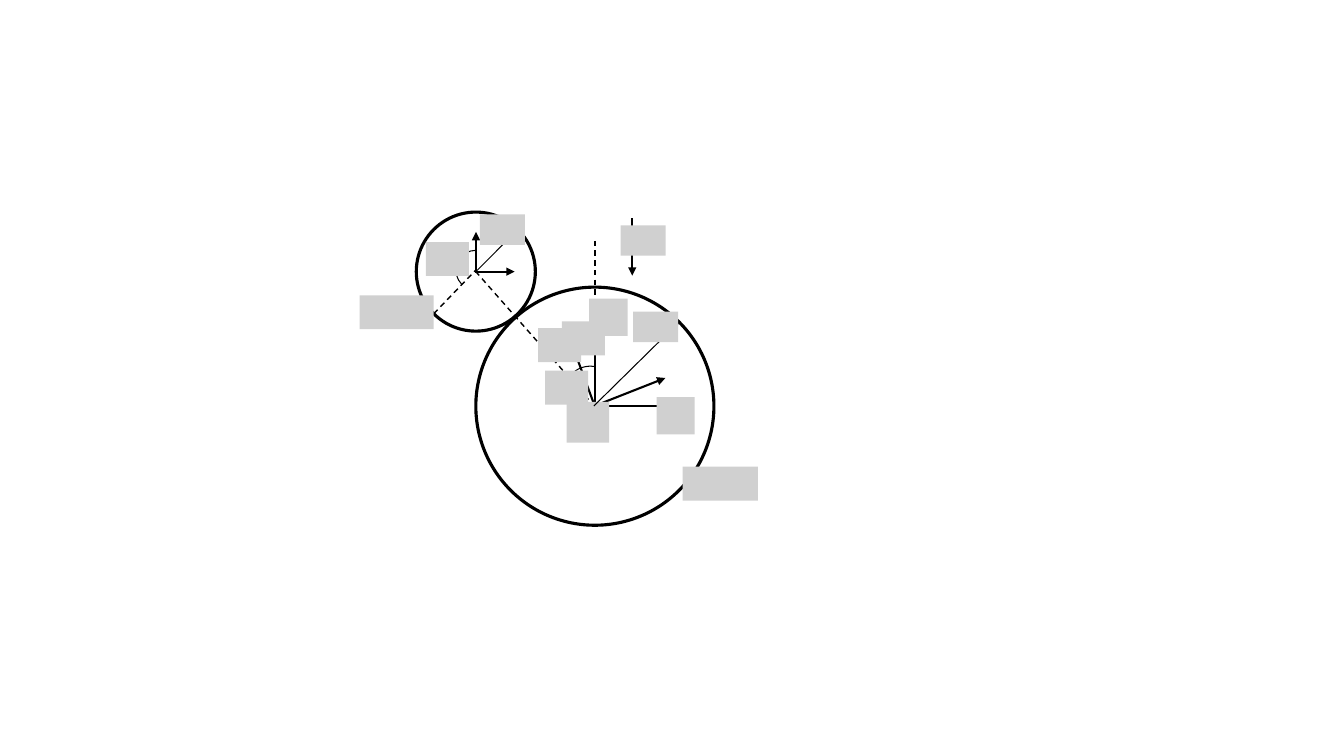
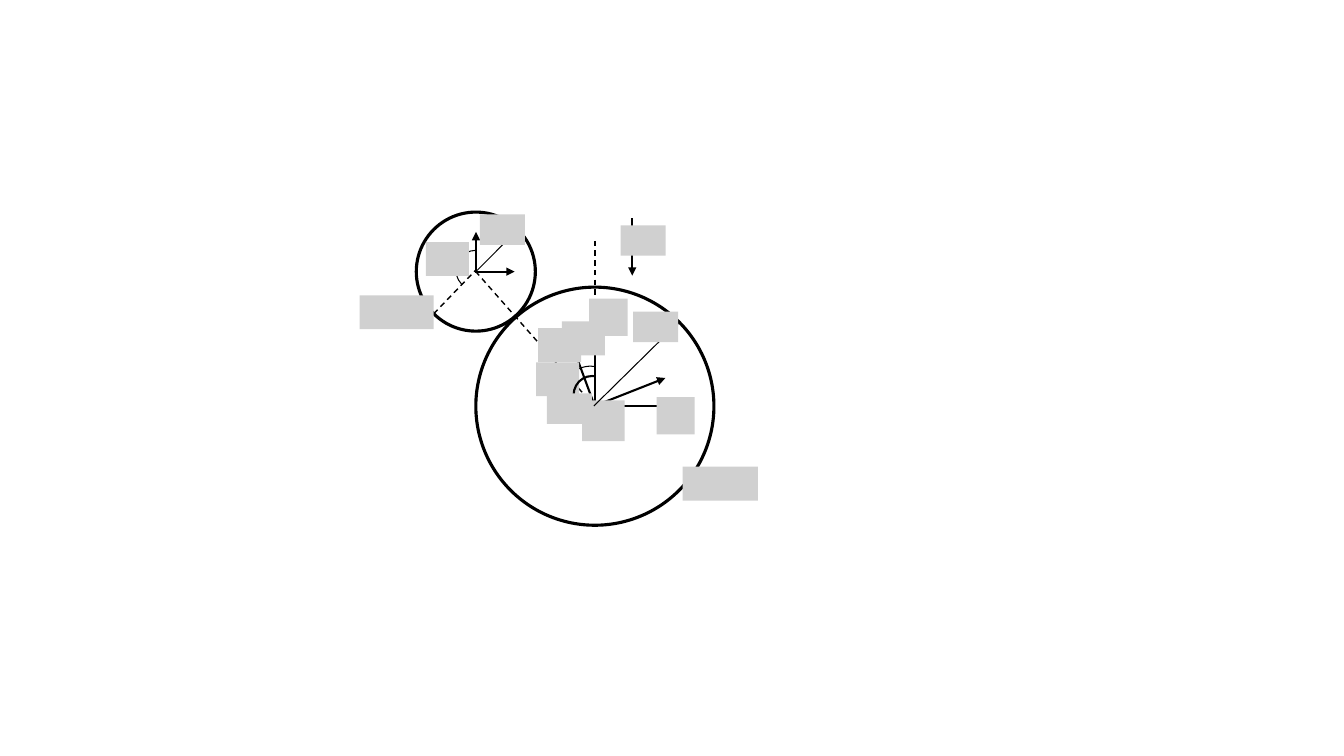
Before and after one commit to TimDunn-tds/FYP_DoD, a slide deck: slide 1 of Report/Figures.pptx. Drawn at 1344x756 pixels with LibreOffice and Linux fonts; fonts in the diff are those of the drawing; grey boxes stand for pictures. Boxes give left, top, right and bottom in pixels: in the first picture for what was removed or moved away, otherwise in the second. Text is boxed around its words. In the diff, an @@ line names an element or a change of style, - is before the commit and + after.

```diff
--- a/Report/Figures.pptx
+++ b/Report/Figures.pptx
@@ picture: place and size @@
-picture at (545,371,589,405)
+picture at (536,362,580,396)
@@ arc (boxed as its full ellipse) added at (574,376,610,414), outline #000000 1.5 pt @@
@@ picture added at (547,393,593,423) @@
@@ picture: place and size @@
-picture at (567,402,609,443)
+picture at (583,400,625,441)
```
Also in this commit, not shown: 3 other files.
